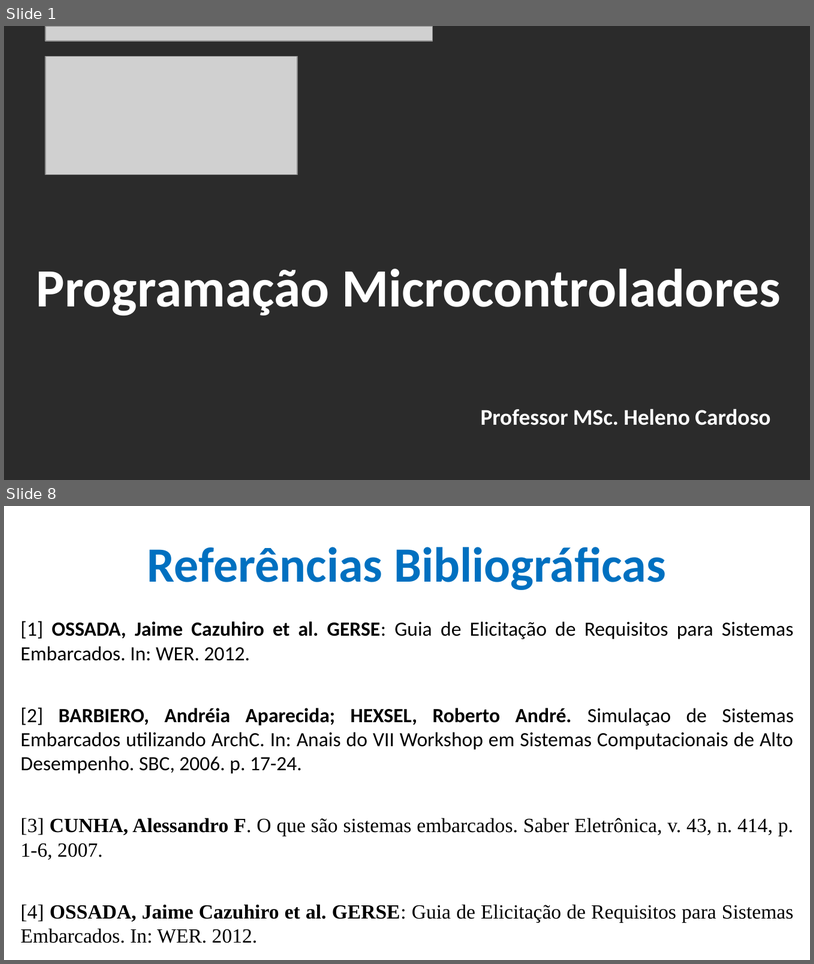
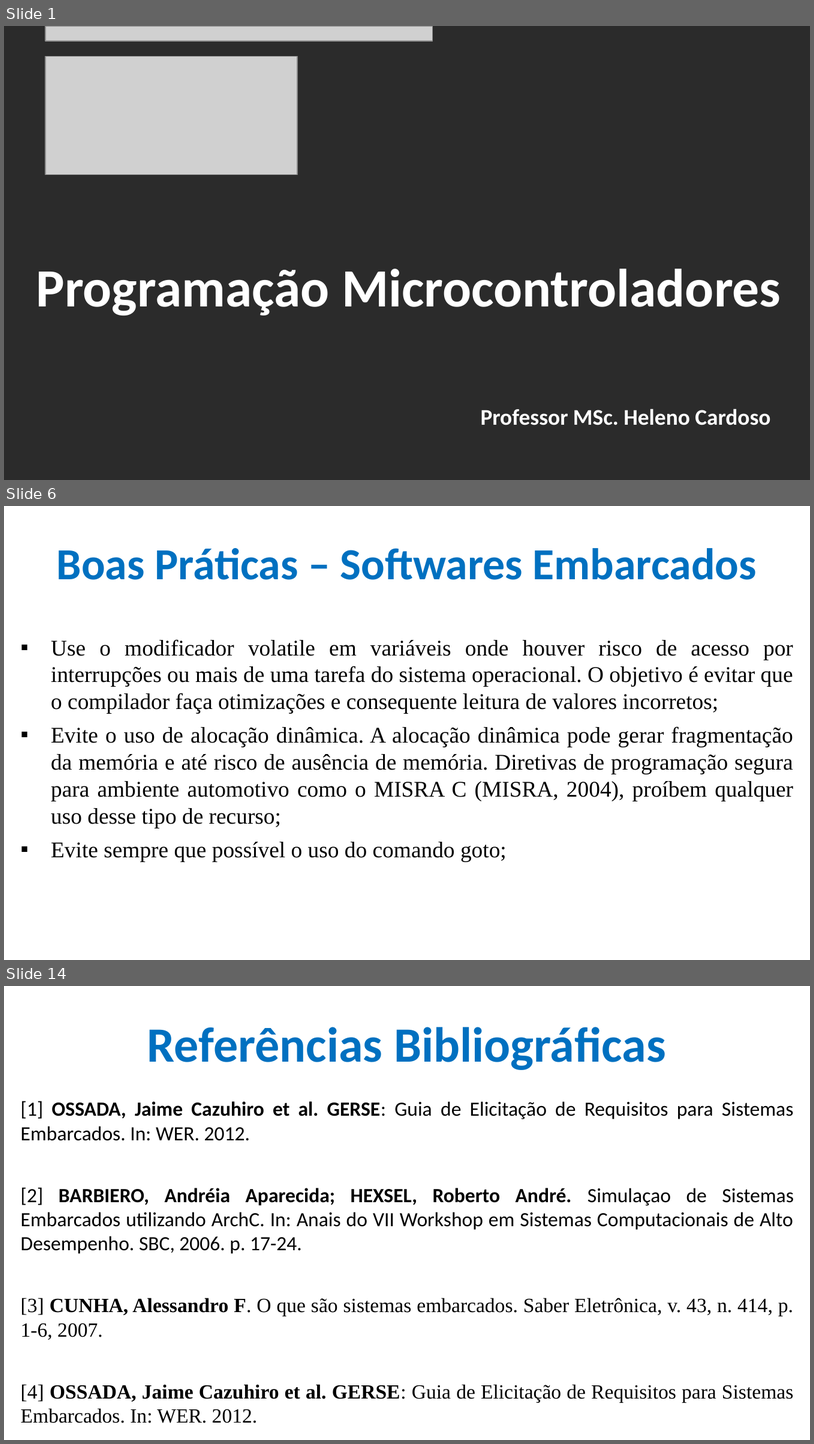
Before and after one commit to CloudEducationBrazil/WydenArea1ProgramacaoMicrocontroladores, a slide deck: 01 Classes/Aula 10 - Programação Microcontroladores - Projetos com Microcontroladores Boas Práticas e Wifi.pptx. Shown one above the other, each under a label of ours: slides 1 and 8 before the commit, slides 1, 6 and 14 after it; the slides between them are not shown. The pictures are 814x964 and 814x1444 pixels, drawn with LibreOffice and Linux fonts; fonts in the diff are those of the drawing; grey boxes stand for pictures; background and template pictures are left out; a plain dark background stands for a picture behind light text. Boxes give left, top, right and bottom in pixels: in the first picture for what was removed or moved away, otherwise in the second. Text is boxed around its words. In the diff, an @@ line names an element or a change of style, - is before the commit and + after.

```diff
--- a/01 Classes/Aula 10 - Programação Microcontroladores - Projetos com Microcontroladores Boas Práticas e Wifi.pptx
+++ b/01 Classes/Aula 10 - Programação Microcontroladores - Projetos com Microcontroladores Boas Práticas e Wifi.pptx
@@ slide 6 added at [4, 506, 810, 960], background picture (left out) @@
@@ title added at [57, 548, 757, 580], 39.6 pt, text #0070C0, bold @@
+Boas Práticas – Softwares Embarcados
@@ text added at [51, 639, 794, 861], 20 pt, text #000000 @@
+▪ Use o modificador volatile em variáveis onde houver risco de acesso por interrupções ou mais de uma tarefa do sistema operacional. O objetivo é evitar que o compilador faça otimizações e consequente leitura de valores incorretos;
+▪ Evite o uso de alocação dinâmica. A alocação dinâmica pode gerar fragmentação da memória e até risco de ausência de memória. Diretivas de programação segura para ambiente automotivo como o MISRA C (MISRA, 2004), proíbem qualquer uso desse tipo de recurso;
+▪ Evite sempre que possível o uso do comando goto;
@@ what was slide 8 is now slide 14 @@
```
Also in this commit, not shown: 5 slides changed, 6 other slides added, 1 slide removed, 4 other files.
